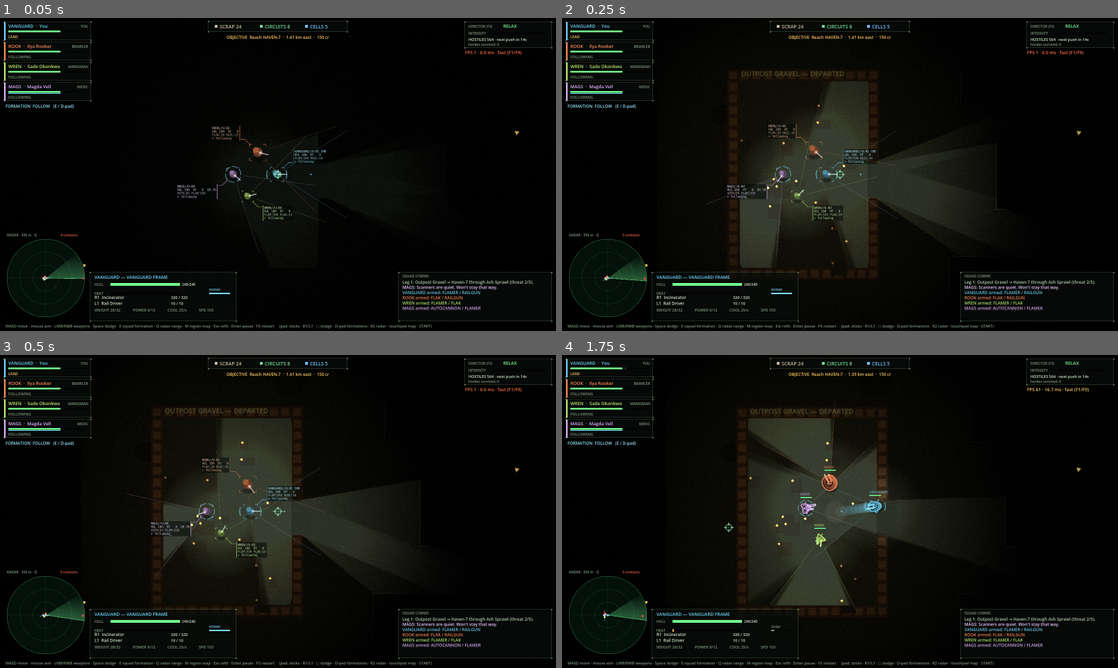
Above: before the commit, frames 1-4 (two rows, left to right).
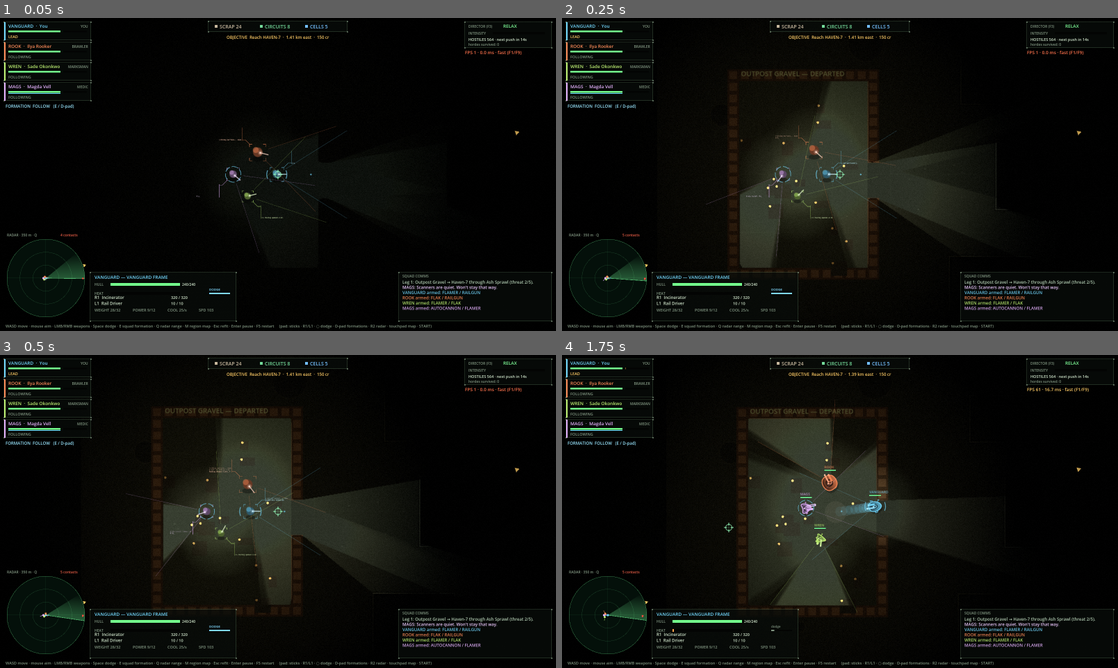
Above: after the commit, the same moments.

Repository: dexdexdex/LastGears
Game: Godot game, scene res://main.tscn
The game is run twice, just before and just after one commit, with the same random seed, the same clock (stepped at 60 frames per second) and the same inputs.
Inputs (mouse positions are in pixels of both pictures, inside the frame that each line leads up to):
- Up to frame 1 (0.05 s): no input
- Up to frame 2 (0.25 s): no input
- Up to frame 3 (0.5 s): no input
- Up to frame 4 (1.75 s): tap Enter (pause) at 0.5 s; move the mouse to (962, 495) at 0.52 s; hold D (move_right) 0.53-1.28 s; tap F6 (cycle_mech_style) at 0.6 s; click (962, 495) at 0.67 s; tap F5 (restart) at 1.25 s; move the mouse to (728, 527) at 1.27 s; hold Backspace (menu_back) from 1.28 s (still down); tap Space (dodge) at 1.35 s

The runs differ from the first frame. In frame 1, 0.4% of the frame differs, in the area x 31-59%, y 34-65%; in frame 2, 0.7%; in frame 3, 0.8%, in the area x 27-55%, y 32-65%; in frame 4, nothing differs.

Commit message:
Tactical callouts become tiny garbled terminal feeds (fake installs scrolling and fading)
Co-Authored-By: Claude Opus 5.5 <noreply@anthropic.com>
Claude-Session: https://claude.ai/code/session_01WdAEgMih3wYqWTAXrBnscE

Diff:
--- a/scripts/mech.gd
+++ b/scripts/mech.gd
@@ -778,49 +778,118 @@
 	_tac_callout(col, hot, t)
 
 
+# Garbled terminal feed per unit: lines type out, scroll up and fade, like
+# a stream of shell installs seen through a bad uplink. Not meant to be read.
+const TERM_CMDS := ["$ brew install %w", "$ npm i %w@%v", "$ apt-get install -y %w", "$ cargo build --release",
+	"$ make -j%d %w", "$ git pull origin %w", "$ ssh root@10.%d.%d.%d", "$ chmod 755 /opt/%w",
+	"$ systemctl restart %w", "$ pip install %w==%v", "$ dd if=/dev/%w of=/tmp/%h", "$ ./%w --sync",
+	"$ mount /dev/sd%c%d /mnt", "$ tar xzf %w-%v.tgz", "$ curl -sL %h.io | sh", "$ kill -9 %d%d%d"]
+const TERM_OUT := ["==> Pouring %w-%v.bottle", "added %d%d packages in %ds", "Compiling %w v%v", "Unpacking %w (%v)",
+	"[%b] %d%d%%", "0x%h %h %h %h", "Fetching %w... done", "warn deprecated %w@%v", "Setting up %w",
+	"%h  %h  %h", "Resolving deltas: %d%d%%", "ok %w %d.%dms", "seg %h: %w", "FAIL %w (retry %d)",
+	"Linking %w", "sha256:%h%h", "-- %w: %d/%d", "Reading %w lists... %d%%"]
+const TERM_WORDS := ["libgit2", "openssl", "node-gyp", "servo-ctl", "gyro", "ffmpeg", "llvm", "rustc", "kernel",
+	"vxlink", "readline", "zlib", "hydra", "icu4c", "mesh-rt", "esbuild", "nav-core", "pkg-cfg", "sqlite",
+	"actuator", "tls", "ballistx", "radar-d", "glibc", "python@3", "webpack", "lidar"]
+const TERM_GLYPHS := "#%&@*+=-:;/\\|<>[]{}~^01"
+const TERM_MAX := 7
+var _term := []          # visible lines: [text, age]
+var _term_t := 0.0
+var _term_typed := 0.0
+var _term_rng: RandomNumberGenerator
+
+
+func _term_fill(tpl: String) -> String:
+	var rng := _term_rng
+	var out := ""
+	var i := 0
+	while i < tpl.length():
+		var ch := tpl[i]
+		if ch == "%" and i + 1 < tpl.length():
+			var k := tpl[i + 1]
+			i += 2
+			match k:
+				"w": out += TERM_WORDS[rng.randi() % TERM_WORDS.size()]
+				"v": out += "%d.%d.%d" % [rng.randi() % 9, rng.randi() % 30, rng.randi() % 12]
+				"d": out += str(rng.randi() % 10)
+				"h": out += "%04x" % (rng.randi() % 65536)
+				"c": out += "abcd"[rng.randi() % 4]
+				"b":
+					var n := rng.randi() % 11
+					out += "#".repeat(n) + ".".repeat(10 - n)
+				"%": out += "%"
+				_: out += k
+			continue
+		out += ch
+		i += 1
+	# signal noise: a few characters scrambled
+	var chars := out.to_ascii_buffer()
+	for j in chars.size():
+		if rng.randf() < 0.07:
+			chars[j] = TERM_GLYPHS.unicode_at(rng.randi() % TERM_GLYPHS.length())
+	return chars.get_string_from_ascii().substr(0, 30)
+
+
+func _term_tick(delta: float, busy: float) -> void:
+	if _term_rng == null:
+		_term_rng = RandomNumberGenerator.new()
+		_term_rng.seed = hash(callsign)
+	for ln in _term:
+		ln[1] += delta
+	_term_typed += delta * (70.0 + 90.0 * busy)
+	_term_t -= delta * (1.0 + 2.0 * busy)
+	if _term_t > 0.0:
+		return
+	_term_t = _term_rng.randf_range(0.08, 0.55)
+	if _term_rng.randf() < 0.03:
+		_term.clear()   # `clear`
+		return
+	var cmd := _term_rng.randf() < 0.3
+	var tpl: String = (TERM_CMDS if cmd else TERM_OUT)[_term_rng.randi() % (TERM_CMDS if cmd else TERM_OUT).size()]
+	_term.append([_term_fill(tpl), 0.0])
+	_term_typed = 0.0 if cmd else 999.0   # commands type out, output lands at once
+	while _term.size() > TERM_MAX:
+		_term.pop_front()
+
+
 func _tac_callout(col: Color, hot: float, t: float) -> void:
 	var r := radius
 	var idx := G.squad.find(self)
-	# spread the four readouts to different corners so they don't stack
+	# spread the four feeds to different corners so they don't stack
 	var sx := -1.0 if idx == 1 or idx == 3 else 1.0
 	var sy := 1.0 if idx >= 2 else -1.0
 	var d := Vector2(sx, sy)
 	var p0 := d * r * 1.3
-	var p1 := p0 + d * 10.0
-	var p2 := p1 + Vector2(sx * 8.0, 0)
-	var lc := Color(col, 0.6)
+	var p1 := p0 + d * 9.0
+	var p2 := p1 + Vector2(sx * 6.0, 0)
+	var lc := Color(col, 0.5)
 	draw_polyline(PackedVector2Array([p0, p1, p2]), lc, 1.0)
+	var busy := 0.0
+	if alive:
+		busy = clampf(muzzle_flash * 2.0 + hot, 0.0, 1.0)
+		_term_tick(get_process_delta_time(), busy)
 	var font := mono_font()
-	var fs := 6
-	var lh := 7.0
-	var txt := col.lightened(0.55)
-	var lines := []   # [text, colour]
-	lines.append(["%s//U-%02d%s" % [callsign, idx + 1, " CMD" if is_player else ""], Color(txt, 0.95)])
+	var fs := 3
+	var lh := 3.6
+	var w := 46.0
+	var h := lh * TERM_MAX + 2.0
+	var x0 := p2.x + (1.5 if sx > 0 else -w - 1.5)
+	var y0 := p2.y - (h if sy < 0 else 0.0) + (2.0 if sy < 0 else -2.0)
+	var bx := x0 - 1.0 if sx > 0 else x0 + w + 1.0
+	draw_line(Vector2(bx, y0), Vector2(bx, y0 + h), lc, 1.0)
+	var txt := col.lightened(0.5)
 	if not alive:
-		lines.append(["SIGNAL LOST", Color(1, 0.35, 0.3)])
-	else:
-		var hr := hp_ratio()
-		lines.append(["HUL %3d  HT %3d%s" % [roundi(hr * 100), roundi(heat), ("  SH %d" % roundi(shield)) if max_shield > 0.0 else ""],
-			Color(1, 0.4, 0.3) if hr < 0.35 else (Color(1.0, 0.65, 0.3) if hot > 0.3 else Color(txt, 0.8))])
-		var wl := ""
-		for slot in ["primary", "secondary"]:
-			var ws: WeaponState = weapons[slot]
-			if ws:
-				var nm: String = String(ws.data.get("short", ws.id)).substr(0, 4)
-				wl += "%s:%s " % [nm, ("RLD" if ws.reload_t > 0.0 else str(ws.ammo))]
-		lines.append([wl.strip_edges(), Color(txt, 0.7)])
-		var cur := "_" if int(t * 2.5) % 2 == 0 else " "
-		lines.append(["> " + state_label.to_lower() + cur, Color(col.lightened(0.3), 0.9)])
-	var w := 0.0
-	for ln in lines:
-		w = maxf(w, font.get_string_size(ln[0], HORIZONTAL_ALIGNMENT_LEFT, -1, fs).x)
-	var h := lh * lines.size() + 3.0
-	var x0 := p2.x + (2.0 if sx > 0 else -w - 6.0)
-	var y0 := p2.y - (h if sy < 0 else 0.0) + (3.0 if sy < 0 else -3.0)
-	draw_rect(Rect2(x0, y0, w + 4.0, h), Color(0.0, 0.03, 0.02, 0.55))
-	draw_line(Vector2(x0 if sx > 0 else x0 + w + 4.0, y0), Vector2(x0 if sx > 0 else x0 + w + 4.0, y0 + h), lc, 1.0)
-	for i in lines.size():
-		draw_string(font, Vector2(x0 + 2.0, y0 + 1.5 + lh * (i + 1) - 1.5), lines[i][0], HORIZONTAL_ALIGNMENT_LEFT, -1, fs, lines[i][1])
+		txt = Color(1, 0.35, 0.3)
+	# newest line sits at the bottom; older ones scroll up and fade
+	var n := _term.size()
+	for i in n:
+		var ln: Array = _term[i]
+		var s: String = ln[0]
+		var a := clampf(1.0 - float(ln[1]) / 3.5, 0.15, 1.0) * (0.95 if i == n - 1 else 0.6)
+		if i == n - 1 and _term_typed < s.length():
+			s = s.substr(0, int(_term_typed)) + ("_" if int(t * 8.0) % 2 == 0 else "")
+		var row := TERM_MAX - n + i
+		draw_string(font, Vector2(x0, y0 + 1.0 + lh * (row + 1)), s, HORIZONTAL_ALIGNMENT_LEFT, w, fs, Color(txt, a))
 
 func _draw_rot_rect(center: Vector2, dir: Vector2, half: Vector2, col: Color) -> void:
 	var s := dir.orthogonal()
Not shown, changed: README.md
